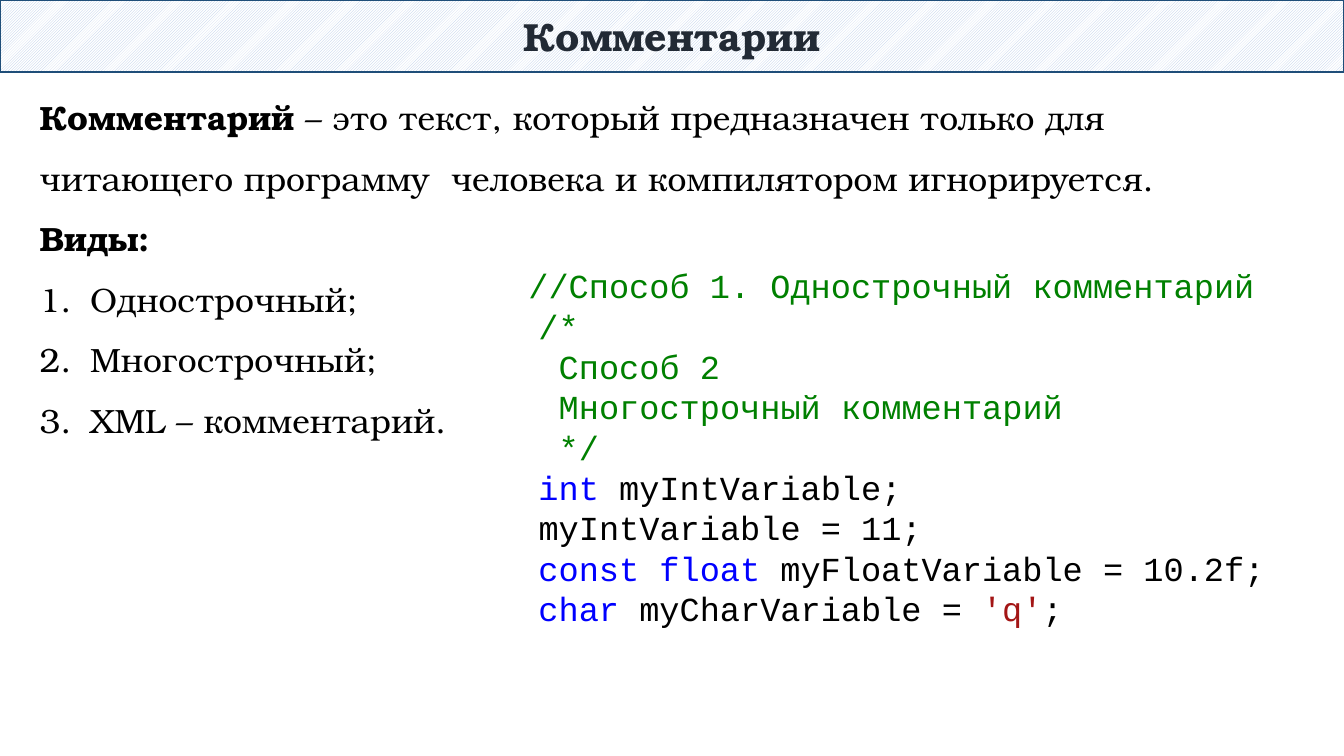
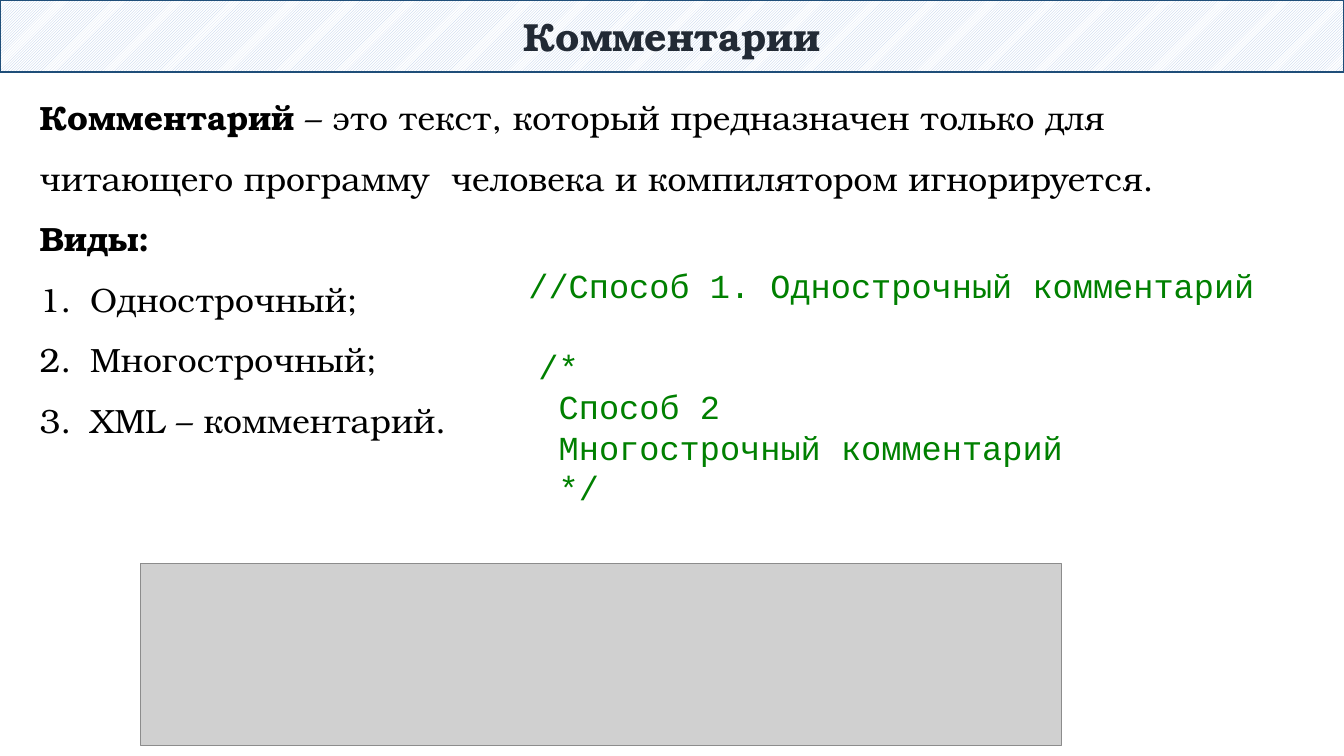
Before and after one commit to DaniilKlyukin/ITiP-1, a slide deck: slide 29 of Лекции/ИТиП 1 лек 1.pptx (slide 36 before the commit). Drawn at 1344x756 pixels with LibreOffice and Linux fonts; fonts in the diff are those of the drawing; grey boxes stand for pictures. Boxes give left, top, right and bottom in pixels: in the first picture for what was removed or moved away, otherwise in the second. Text is boxed around its words. In the diff, an @@ line names an element or a change of style, - is before the commit and + after.

```diff
--- a/Лекции/ИТиП 1 лек 1.pptx
+++ b/Лекции/ИТиП 1 лек 1.pptx
@@ text at bbox=[538, 476, 1264, 628]: paragraphs removed @@
-int myIntVariable;
-myIntVariable = 11;
-const float myFloatVariable = 10.2f;
-char myCharVariable = 'q';
@@ picture added at bbox=[141, 564, 1063, 745] @@
```
Also in this commit, not shown: 2 other slides changed, 5 other files.
